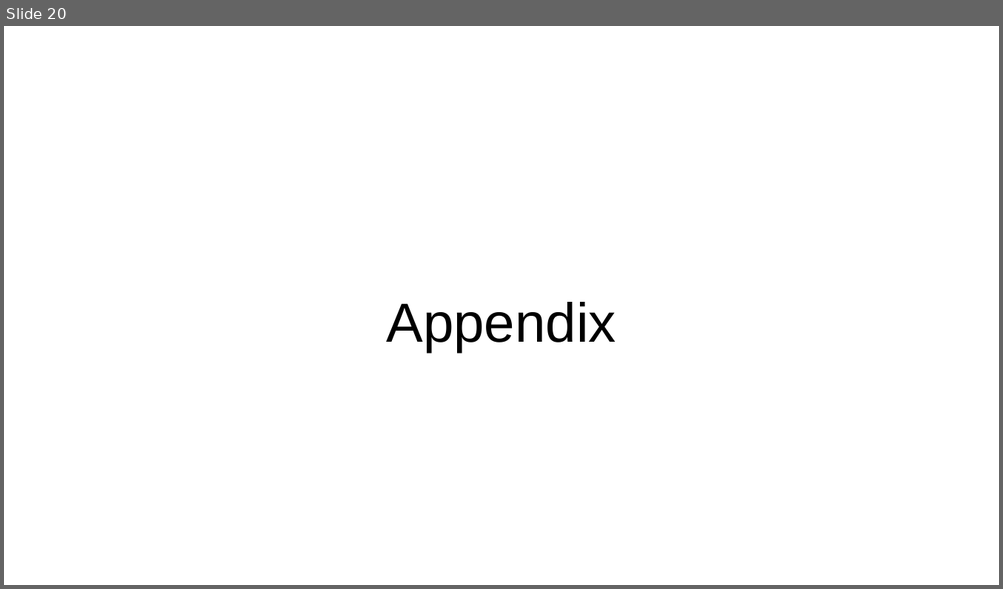
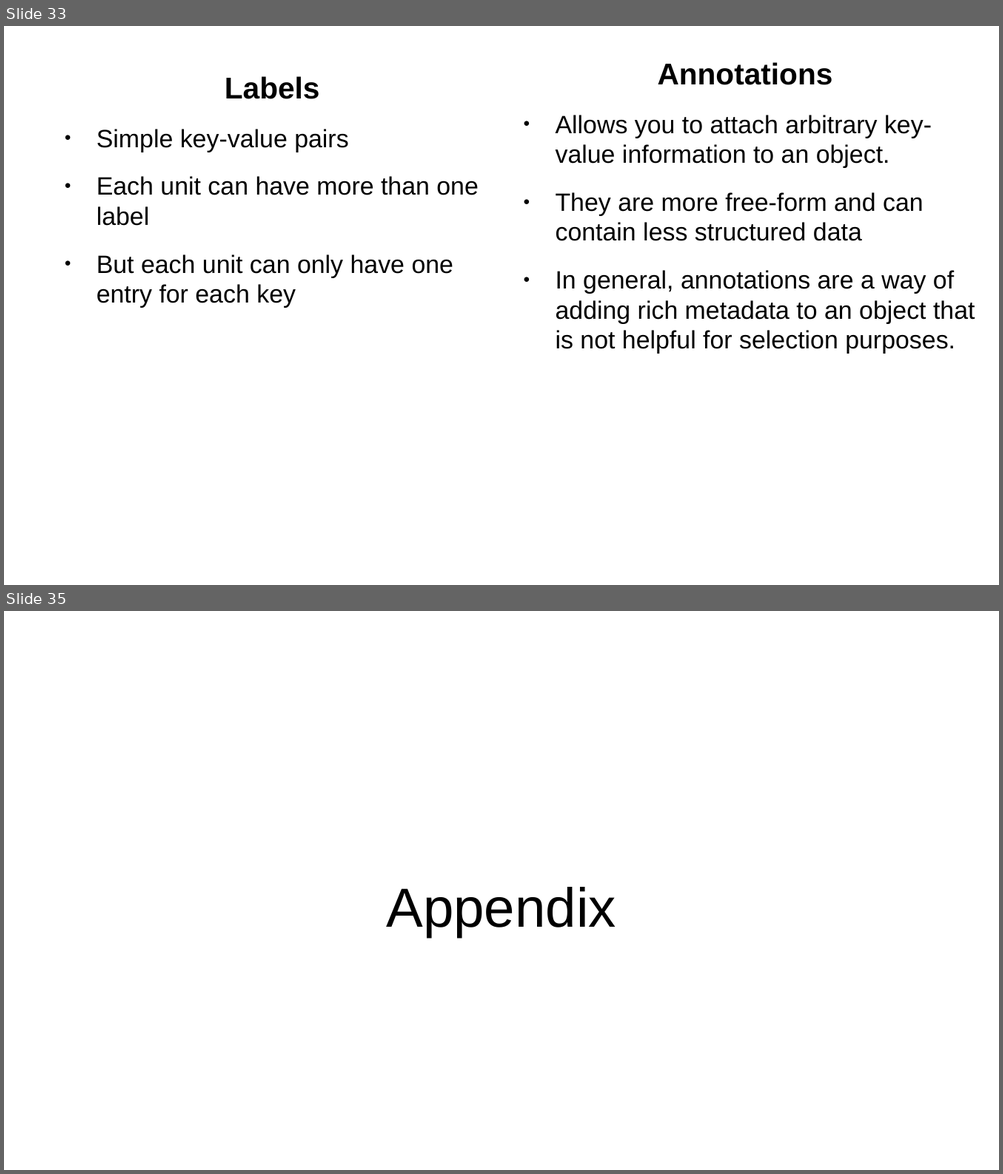
Before and after one commit to ksmane15/docs-k8s, a slide deck: k8s.odp. Shown one above the other, each under a label of ours: slide 20 before the commit, slides 33 and 35 after it; the slides between them are not shown. The pictures are 1003x589 and 1003x1174 pixels, drawn with LibreOffice and Linux fonts; fonts in the diff are those of the drawing. Boxes give left, top, right and bottom in pixels: in the first picture for what was removed or moved away, otherwise in the second. Text is boxed around its words. In the diff, an @@ line names an element or a change of style, - is before the commit and + after.

```diff
--- a/k8s.odp
+++ b/k8s.odp
@@ slide 33 added at (4, 26, 999, 585), background #FFFFFF @@
@@ text added at (555, 62, 974, 354), 20 pt, text #000000 @@
+Annotations
+● Allows you to attach arbitrary key-value information to an object.
+● They are more free-form and can contain less structured data
+● In general, annotations are a way of adding rich metadata to an object that is not helpful for selection purposes.
@@ text added at (96, 76, 478, 308), 20 pt, text #000000 @@
+Labels
+● Simple key-value pairs
+● Each unit can have more than one label
+● But each unit can only have one entry for each key
@@ what was slide 20 is now slide 35 @@
```
Also in this commit, not shown: 1 slide changed, 14 other slides added.
